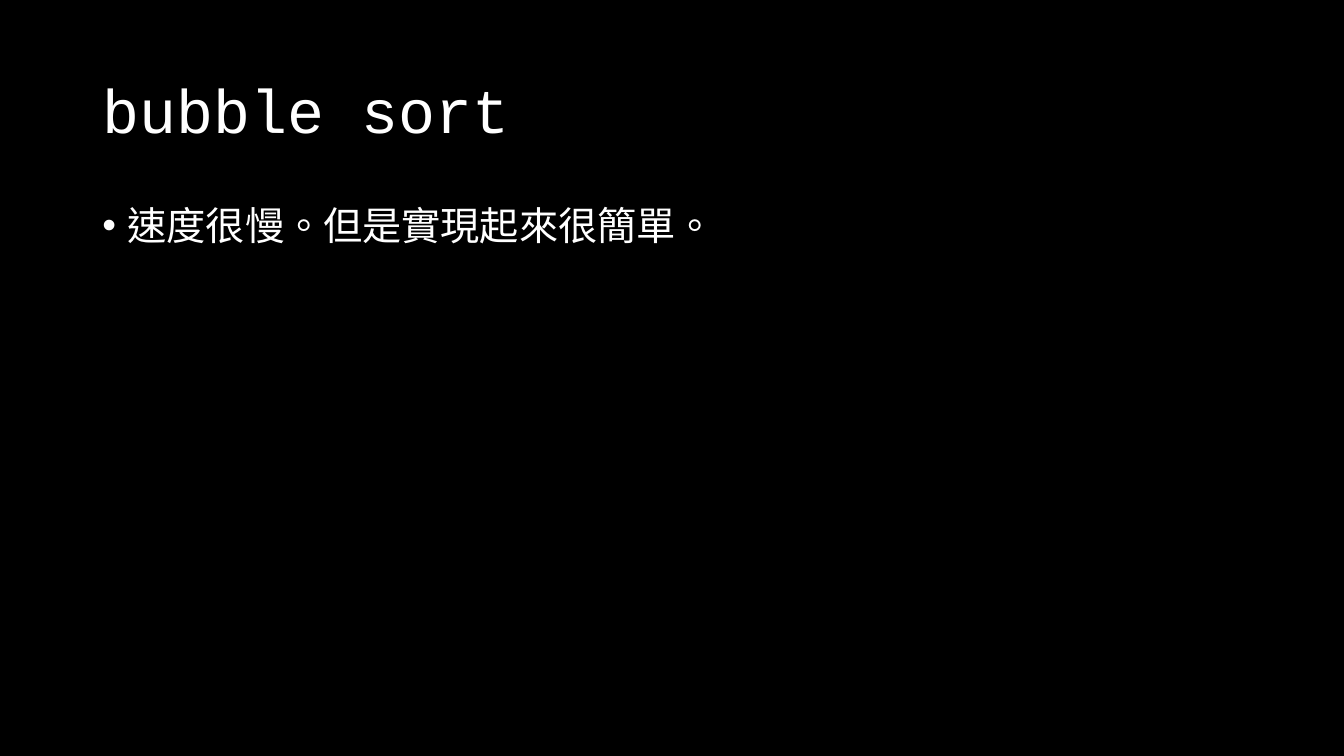
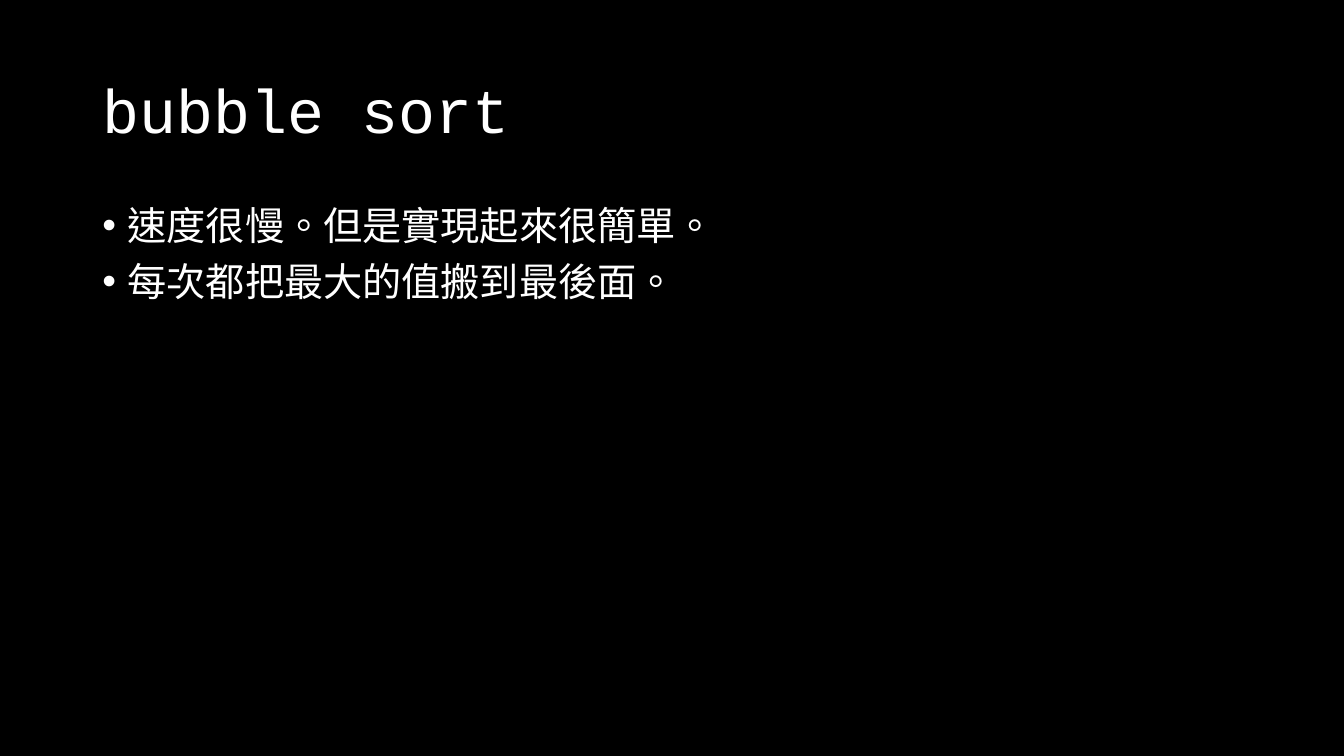
Before and after one commit to OEmiliatanO/those_c_prog_didnt_teach, a slide deck: slide 5 of Ch4/Ch4-algorithm.pptx. Drawn at 1344x756 pixels with LibreOffice and Linux fonts; fonts in the diff are those of the drawing. Boxes give left, top, right and bottom in pixels: in the first picture for what was removed or moved away, otherwise in the second. Text is boxed around its words. In the diff, an @@ line names an element or a change of style, - is before the commit and + after.

```diff
--- a/Ch4/Ch4-algorithm.pptx
+++ b/Ch4/Ch4-algorithm.pptx
@@ text at [128,263,676,300]: paragraph added @@
+• 每次都把最大的值搬到最後面。
```
Also in this commit, not shown: 3 other slides changed, 177 slides added, 1 slide removed, 1 other file.
